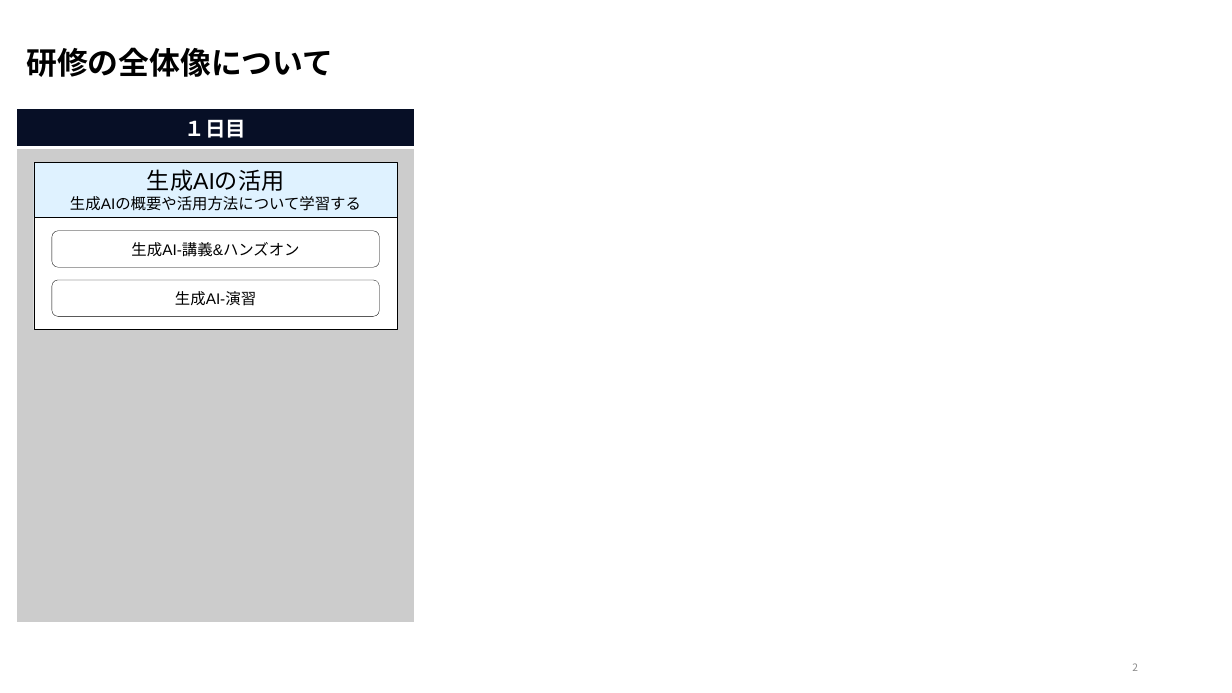
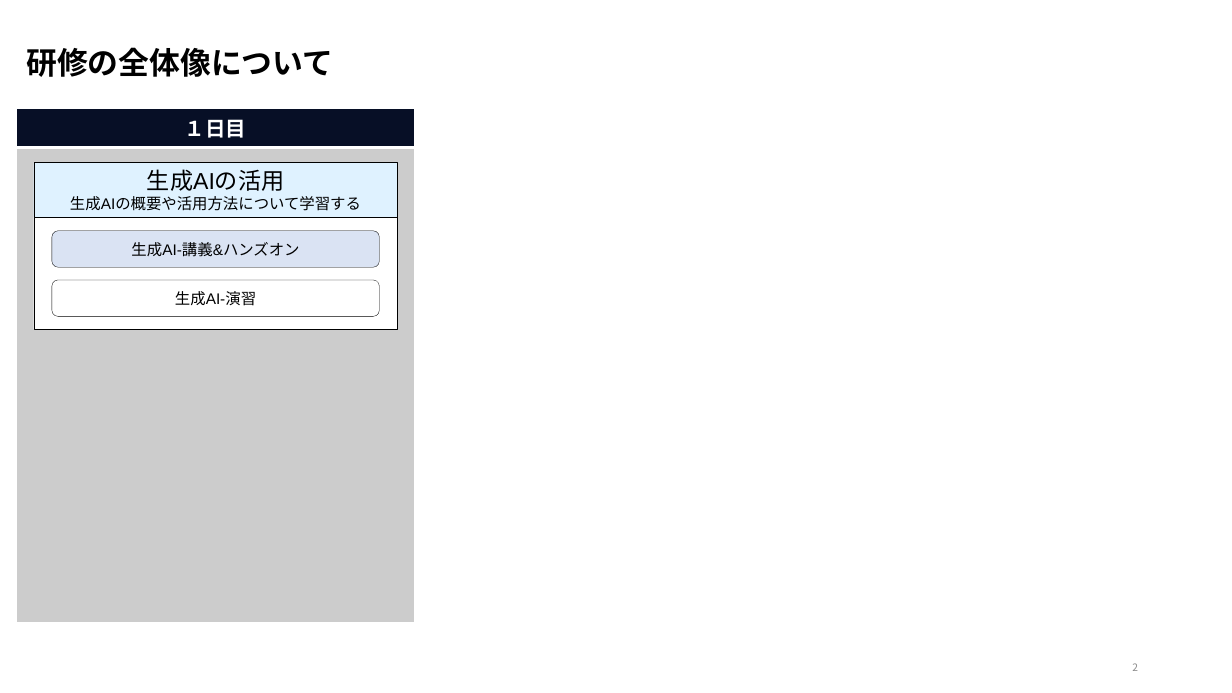
Before and after one commit to nishida2073/ai_navive, a slide deck: slide 2 of 00_オリエンテーション/【AI Native研修-生成AI】研修の概要.pptx. Drawn at 1232x693 pixels with LibreOffice and Linux fonts; fonts in the diff are those of the drawing. Boxes give left, top, right and bottom in pixels: in the first picture for what was removed or moved away, otherwise in the second. Text is boxed around its words. In the diff, an @@ line names an element or a change of style, - is before the commit and + after.

```diff
--- a/00_オリエンテーション/【AI Native研修-生成AI】研修の概要.pptx
+++ b/00_オリエンテーション/【AI Native研修-生成AI】研修の概要.pptx
@@ rounded rectangle "生成AI-講義&ハンズオン" at [52,231,379,267]: fill #FFFFFF to #DAE3F3 @@
```
Also in this commit, not shown: 1 other slide changed, 2 other files.
